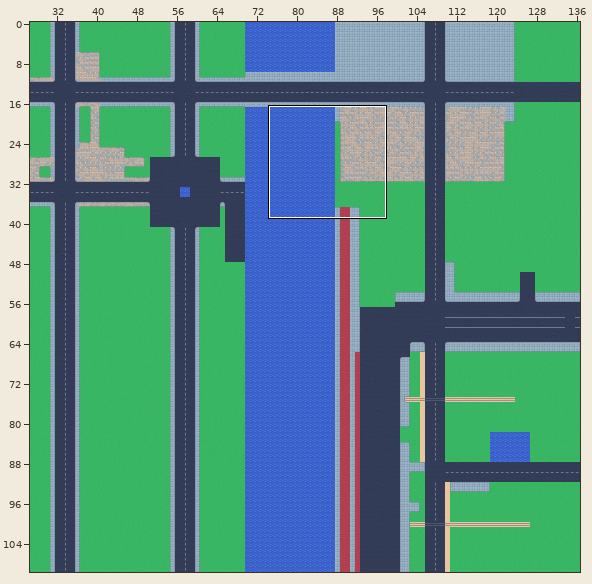
A Tiled map (JSON) gets an edit: maps/warszawa.tmj. Above, an overview of the earlier version with the close-up marked.
Close-up. Earlier state:
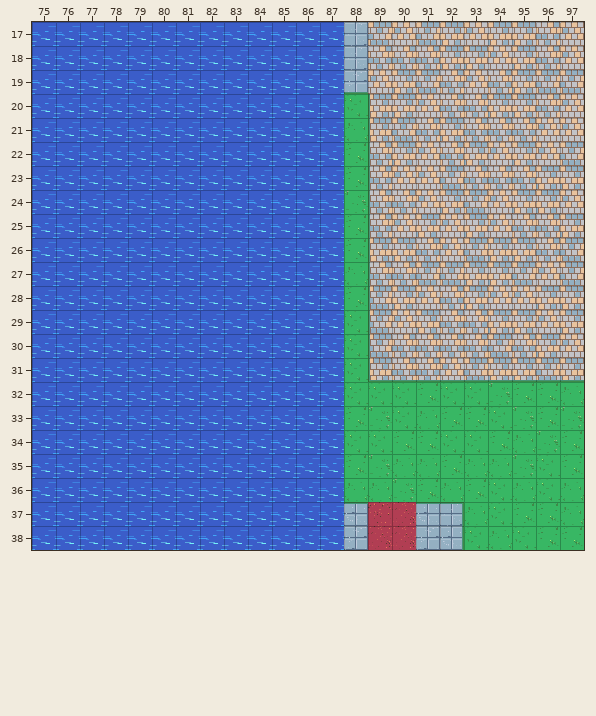
Cells are 32x32 px. Shown: x 75..97, y 17..38. The commit also changed other parts of the map, which this record leaves out.
Once edited:
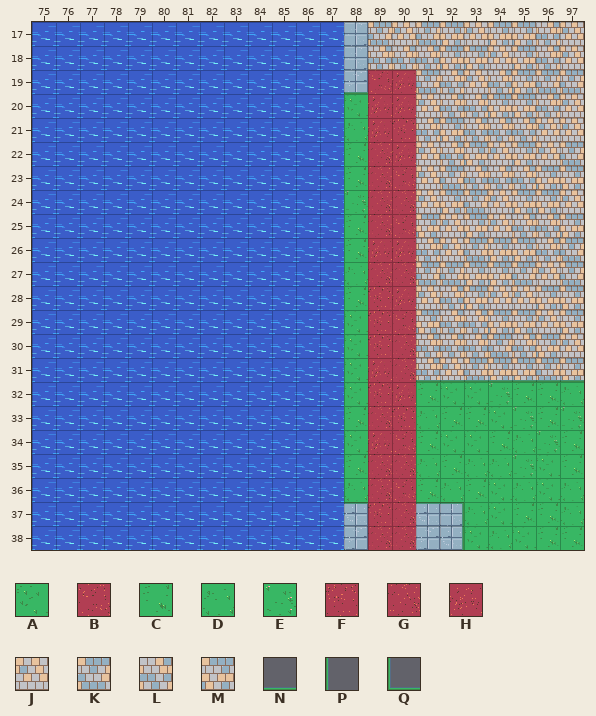
Key: from "training": A 0, B 3, C 8, D 9, E 10, F 17, G 18, H 19, J 20, K 21, L 22, M 23, N 67, P 71, Q 75.
_ is an empty cell, . an unchanged one.
From old to new:
--- layer "ground"
@@ x 89..90 @@
-19 JM
-20 MM
-21 MK
-22 LM
-23 LJ
-24 LL
-25 LJ
-26 MM
-27 LL
-28 KM
-29 KJ
-30 KL
-31 ML
-32 AA
-33 EA
-34 AC
-35 ED
-36 DE
+19 BH
+20 HH
+21 HF
+22 GH
+23 GB
+24 GG
+25 GB
+26 HH
+27 GG
+28 FH
+29 FB
+30 FG
+31 HG
+32 FH
+33 GF
+34 HB
+35 GG
+36 GB
--- layer "verge"
@@ x 89..90 @@
-20 P.
-21 P.
-22 P.
-23 P.
-24 P.
-25 P.
-26 P.
-27 P.
-28 P.
-29 P.
-30 P.
-31 QN
+20 _.
+21 _.
+22 _.
+23 _.
+24 _.
+25 _.
+26 _.
+27 _.
+28 _.
+29 _.
+30 _.
+31 __
Boxes around the changes in both close-ups, in picture pixels (x1, y1, x2, y2):
changed: (368, 70, 416, 502)
